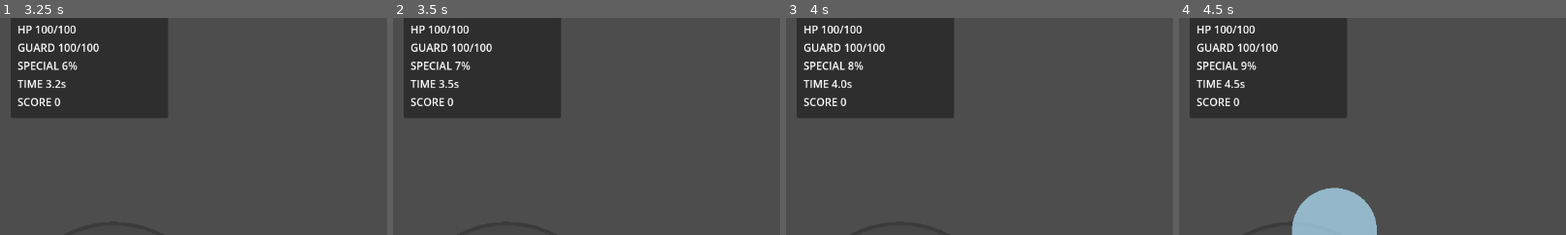
Above: before the commit, frames 1-4 (left to right).
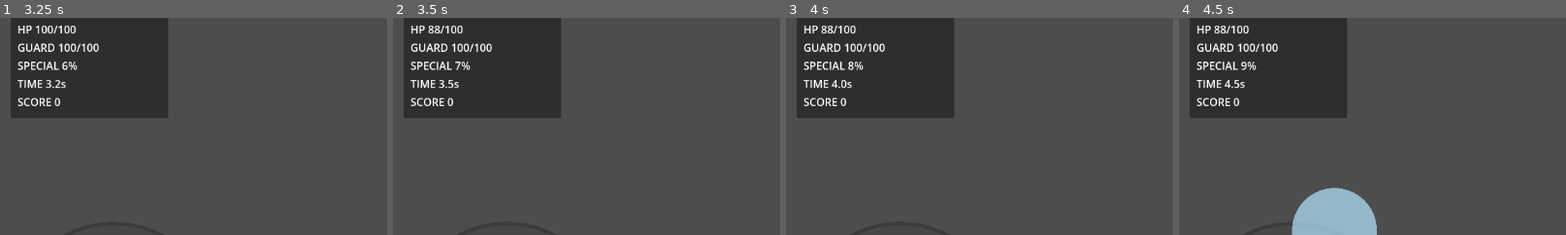
Above: after the commit, the same moments.

Repository: jenemia/BuildingSlash
Game: Godot game, scene res://scenes/Main.tscn
The game is run twice, just before and just after one commit, with the same random seed, the same clock (stepped at 60 frames per second) and the same inputs.
Inputs (mouse positions are % of the whole screen's width and height, from its top left):
- Up to frame 1 (3.25 s): tap Enter at 0.5 s; move the mouse to (72, 45) at 0.52 s; hold D (move_right) 0.53-1.25 s; tap Z (attack) at 0.6, 2.1 s; click (72, 45) at 0.67 s; tap Space (jump) at 0.77 s; drag from (30, 55) to (43, 68) at 1.27 s; move the mouse to (60, 28) at 2.02 s; hold A (move_left) 2.03-2.75 s; drag from (45, 70) to (20, 35) at 2.77 s
- Up to frame 2 (3.5 s): no input
- Up to frame 3 (4 s): move the mouse to (80, 65) at 3.52 s; hold D (move_right) from 3.53 s (still down); tap Z (attack) at 3.6 s; tap Space (jump) at 3.77 s
- Up to frame 4 (4.5 s): release D (move_right) at 4.25 s; drag from (20, 35) to (35, 25) at 4.27 s
The pictures show only the part of the screen within x 0-50%, y 3-53%; the shares and areas given below are measured in that part.

Frame 1 is identical in both runs. In frame 2, 0.2% of the frame differs, in the area x 9-20%, y 3-8%; in frame 3, 0.2%; in frame 4, 0.2%.

Commit message:
fix(gameflow): reliably register falling block signals on node lifecycle

Diff:
--- a/scripts/main/game_flow.gd
+++ b/scripts/main/game_flow.gd
@@ -49,11 +49,28 @@
 func _connect_world_events() -> void:
 	for block in get_tree().get_nodes_in_group("falling_block"):
 		_register_block(block)
-	get_tree().node_added.connect(_on_node_added)
+	if not get_tree().node_added.is_connected(_on_node_added):
+		get_tree().node_added.connect(_on_node_added)
 
 func _on_node_added(node: Node) -> void:
+	if node == null:
+		return
+	# node_added 시점엔 block._ready()가 아직 실행 전이라 그룹이 비어 있을 수 있음.
+	# 신호 보유 여부 기반으로 선등록하고, 그룹 조건은 deferred로 한 번 더 확인한다.
+	if _looks_like_falling_block(node):
+		_register_block(node)
+		return
+	call_deferred("_register_block_if_group_ready", node)
+
+func _register_block_if_group_ready(node: Node) -> void:
 	if node != null and node.is_in_group("falling_block"):
 		_register_block(node)
+
+func _looks_like_falling_block(node: Node) -> bool:
+	return node.has_signal("hit_player") \
+		or node.has_signal("reached_ground") \
+		or node.has_signal("touched_player") \
+		or node.has_signal("hit_ground")
 
 func _register_block(block: Node) -> void:
 	if block.has_signal("hit_player") and not block.is_connected("hit_player", _on_block_hit_player):
Not shown, changed: index.html
Not shown, changed: index.pck
